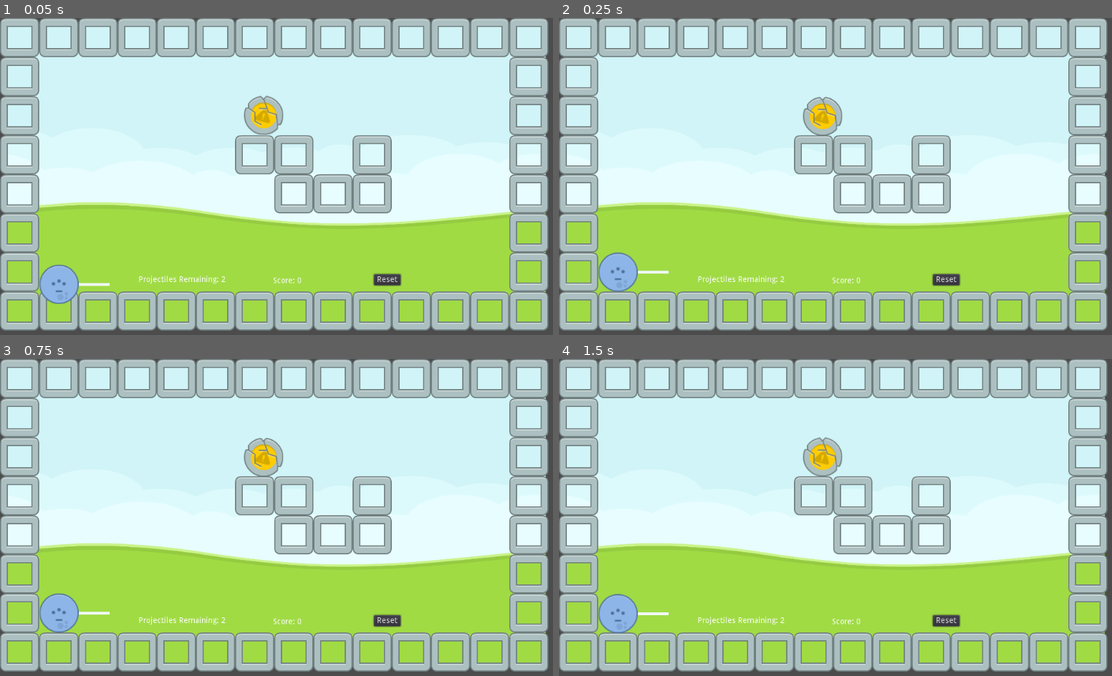
Above: before the commit, frames 1-4 (two rows, left to right).
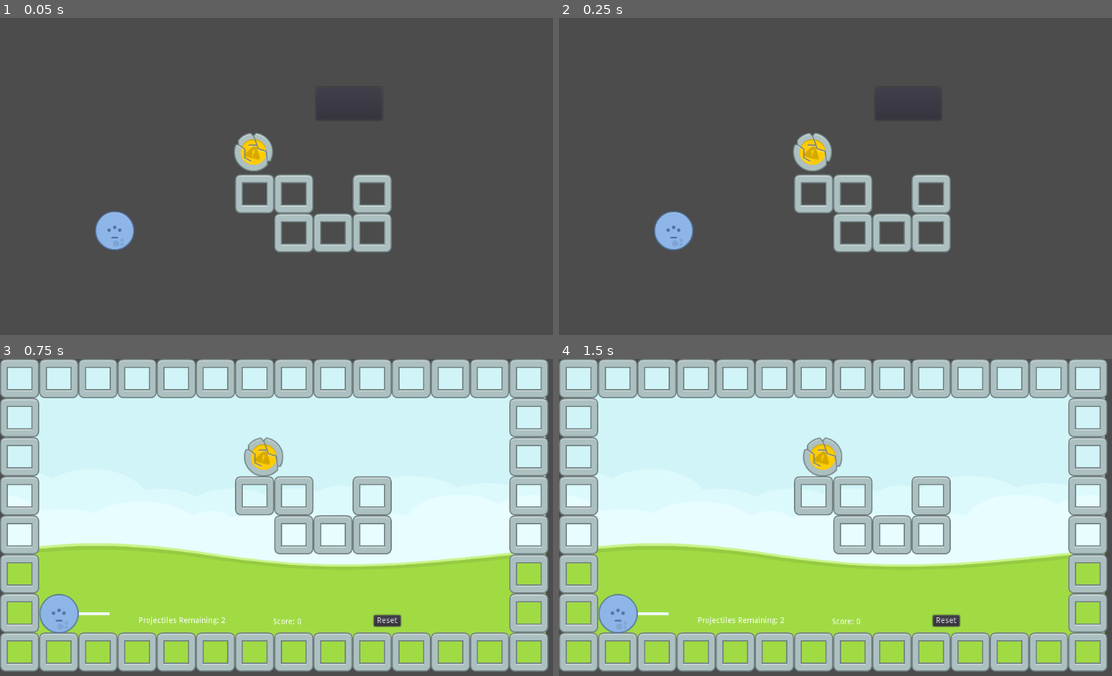
Above: after the commit, the same moments.

Repository: bsu-cs315/P1-Projectile-Launch
Game: Godot game, scene res://project/src/TitleScreen.tscn
Two runs of this game, one before a commit and one after it. Both use one fixed random seed, a clock stepped at 60 frames per second and the inputs below. Before the commit the project starts from res://project/src/Level.tscn.
Inputs (mouse positions are in pixels of both pictures, inside the frame that each line leads up to):
- Up to frame 1 (0.05 s): no input
- Up to frame 2 (0.25 s): no input
- Up to frame 3 (0.75 s): click (348, 444) at 0.5 s, where only the run after the commit has a clickable "Play"
- Up to frame 4 (1.5 s): click "Reset" at 1.25 s

The runs differ from the first frame. In frame 1, 96% of the frame differs, in the area x 0-100%, y 0-99%; in frame 2, 96%; in frame 3, 0.2%; in frame 4, nothing differs.

Commit message:
Add working title screen

Diff:
--- a/project.godot
+++ b/project.godot
@@ -16,7 +16,7 @@
 [application]
 
 config/name="ProjectileLaunch"
-run/main_scene="res://project/src/Level.tscn"
+run/main_scene="res://project/src/TitleScreen.tscn"
 config/icon="res://icon.png"
 
 [display]
--- a/project/src/HUD.gd
+++ b/project/src/HUD.gd
@@ -1,9 +1,4 @@
 extends CanvasLayer
-
-
-# Called when the node enters the scene tree for the first time.
-func _ready():
-	pass # Replace with function body.
 
 func set_projectiles_remaining(projectiles_left):
 	$ProjectilesLeft.text = "Projectiles Remaining: " + str(projectiles_left)
--- a/project/src/Level.gd
+++ b/project/src/Level.gd
@@ -18,6 +18,7 @@
 		projectiles_remaining -= 1
 		$HUD.set_projectiles_remaining(projectiles_remaining)
 
+
 func _on_Area2D_body_entered(body):
 	if "Target" in body.name:
 		$HUD.update_score()
--- a/project/src/Projectile.gd
+++ b/project/src/Projectile.gd
@@ -5,7 +5,7 @@
 export var rotation_speed := 1.0
 export var strength_change_rate := 25.0
 
-var _launched := false
+var _in_the_air := false
 var _angle := 0.0
 
 const MIN_STRENGTH := 300.0
@@ -14,7 +14,7 @@
 const MAX_ARROW_LENGTH := 150.0
 
 func _process(delta):
-	if _launched:
+	if _in_the_air:
 		return
 	if Input.is_action_pressed("rotate_angle_left"):
 		_angle -= rotation_speed * delta
@@ -47,10 +47,10 @@
 		apply_impulse(Vector2.ZERO, velocity)
 		player.play()
 		emit_signal("projectile_launched")
-		_launched = true
+		_in_the_air = true
 
 
 func _draw():
-	if not _launched:
+	if not _in_the_air:
 		var arrow_length = range_lerp(strength, MIN_STRENGTH, MAX_STRENGTH, MIN_ARROW_LENGTH, MAX_ARROW_LENGTH)
 		draw_line(Vector2.ZERO, Vector2(arrow_length, 0).rotated(_angle), Color.aliceblue, 5)
--- a/project/src/Projectile.tscn
+++ b/project/src/Projectile.tscn
@@ -2,6 +2,8 @@
 
 [ext_resource path="res://project/assets/alienBlue_round.png" type="Texture" id=1]
 [ext_resource path="res://project/src/Projectile.gd" type="Script" id=2]
+
+
 
 [sub_resource type="CircleShape2D" id=1]
 radius = 35.2245
--- a/project/src/Target.tscn
+++ b/project/src/Target.tscn
@@ -1,6 +1,8 @@
 [gd_scene load_steps=3 format=2]
 
 [ext_resource path="res://project/assets/elementExplosive045.png" type="Texture" id=1]
+
+
 
 [sub_resource type="CircleShape2D" id=1]
 radius = 34.0809
--- /dev/null
+++ b/project/src/TitleScreen.gd
@@ -0,0 +1,10 @@
+extends CanvasLayer
+
+var simultameous_scene = preload("res://project/src/Level.tscn").instance()
+
+
+func _add_a_scene_manually():
+	get_tree().get_root().add_child(simultameous_scene)
+
+func _on_PlayButton_pressed():
+	get_tree().change_scene("res://project/src/Level.tscn")
--- a/project/src/TitleScreen.tscn
+++ b/project/src/TitleScreen.tscn
@@ -1,112 +1,118 @@
-[gd_scene load_steps=4 format=2]
+[gd_scene load_steps=9 format=2]
 
 [ext_resource path="res://project/assets/elementStone027.png" type="Texture" id=1]
 [ext_resource path="res://project/assets/elementExplosive045.png" type="Texture" id=2]
 [ext_resource path="res://project/assets/alienBlue_round.png" type="Texture" id=3]
+[ext_resource path="res://project/src/TitleScreen.gd" type="Script" id=4]
+[ext_resource path="res://project/assets/fonts/SpaceGrotesk-Regular.ttf" type="DynamicFontData" id=5]
+
+[sub_resource type="DynamicFont" id=1]
+size = 48
+font_data = ExtResource( 5 )
+
+[sub_resource type="TileSet" id=2]
+0/name = "elementStone027.png 0"
+0/texture = ExtResource( 1 )
+0/tex_offset = Vector2( 0, 0 )
+0/modulate = Color( 1, 1, 1, 1 )
+0/region = Rect2( 0, 0, 70, 70 )
+0/tile_mode = 0
+0/occluder_offset = Vector2( 0, 0 )
+0/navigation_offset = Vector2( 0, 0 )
+0/shape_offset = Vector2( 0, 0 )
+0/shape_transform = Transform2D( 1, 0, 0, 1, 0, 0 )
+0/shape_one_way = false
+0/shape_one_way_margin = 0.0
+0/shapes = [  ]
+0/z_index = 0
+
+[sub_resource type="Animation" id=3]
+length = 0.5
+tracks/0/type = "value"
+tracks/0/path = NodePath(".:color")
+tracks/0/interp = 1
+tracks/0/loop_wrap = true
+tracks/0/imported = false
+tracks/0/enabled = true
+tracks/0/keys = {
+"times": PoolRealArray( 0, 0.5 ),
+"transitions": PoolRealArray( 1, 1 ),
+"update": 0,
+"values": [ Color( 0, 0, 0, 0 ), Color( 0, 0, 0, 1 ) ]
+}
 
 [node name="TitleScreen" type="CanvasLayer"]
+script = ExtResource( 4 )
 
 [node name="PlayButton" type="Button" parent="."]
 anchor_left = 0.784
 anchor_top = 0.085
 anchor_right = 0.784
 anchor_bottom = 0.085
-margin_left = -196.816
-margin_top = 380.0
-margin_right = -78.816
-margin_bottom = 439.0
-text = "PLAY"
+margin_left = -237.518
+margin_top = 72.8414
+margin_right = -119.518
+margin_bottom = 131.841
 __meta__ = {
 "_edit_use_anchors_": false
 }
 
-[node name="TextEdit" type="Label" parent="."]
+[node name="Label" type="Label" parent="PlayButton"]
+anchor_left = 0.5
+anchor_top = 0.5
+anchor_right = 0.5
+anchor_bottom = 0.5
+margin_left = -45.5
+margin_top = -22.5
+margin_right = 45.5
+margin_bottom = 22.5
+custom_fonts/font = SubResource( 1 )
+text = "Play"
+__meta__ = {
+"_edit_use_anchors_": false
+}
+
+[node name="Projectile" type="TextureRect" parent="."]
 anchor_left = 0.5
 anchor_right = 0.5
-margin_left = -161.245
-margin_top = 138.475
-margin_right = 20.7552
-margin_bottom = 211.475
-text = "Projectile Launch"
-
-[node name="TextureRect" type="TextureRect" parent="."]
-anchor_left = 0.5
-anchor_right = 0.5
-margin_left = -275.947
-margin_top = 312.954
-margin_right = -205.947
-margin_bottom = 382.954
+margin_left = -342.268
+margin_top = 346.115
+margin_right = -272.268
+margin_bottom = 416.115
 texture = ExtResource( 3 )
 __meta__ = {
 "_edit_use_anchors_": false
 }
 
-[node name="TextureRect2" type="TextureRect" parent="."]
-margin_left = 448.66
-margin_top = 188.326
-margin_right = 518.66
-margin_bottom = 258.326
+[node name="Target" type="TextureRect" parent="."]
+margin_left = 418.262
+margin_top = 204.907
+margin_right = 488.262
+margin_bottom = 274.907
 texture = ExtResource( 2 )
 __meta__ = {
 "_edit_use_anchors_": false
 }
 
-[node name="TextureRect3" type="TextureRect" parent="."]
-margin_left = 443.121
-margin_top = 260.333
-margin_right = 513.121
-margin_bottom = 330.333
-texture = ExtResource( 1 )
+[node name="TileMap" type="TileMap" parent="."]
+tile_set = SubResource( 2 )
+cell_size = Vector2( 70, 70 )
+format = 1
+tile_data = PoolIntArray( 262150, 0, 0, 262151, 0, 0, 262153, 0, 0, 327687, 0, 0, 327688, 0, 0, 327689, 0, 0 )
+
+[node name="FadeIn" type="ColorRect" parent="."]
+visible = false
+anchor_right = 1.0
+anchor_bottom = 1.0
+margin_left = 8.2652
+margin_top = -3.29297
+margin_right = 8.26514
+margin_bottom = -3.29297
+color = Color( 0, 0, 0, 0 )
 __meta__ = {
 "_edit_use_anchors_": false
 }
 
-[node name="TextureRect4" type="TextureRect" parent="."]
-margin_left = 589.904
-margin_top = 337.879
-margin_right = 659.904
-margin_bottom = 407.879
-texture = ExtResource( 1 )
-__meta__ = {
-"_edit_use_anchors_": false
-}
-
-[node name="TextureRect5" type="TextureRect" parent="."]
-margin_left = 515.128
-margin_top = 337.879
-margin_right = 585.128
-margin_bottom = 407.879
-texture = ExtResource( 1 )
-__meta__ = {
-"_edit_use_anchors_": false
-}
-
-[node name="TextureRect6" type="TextureRect" parent="."]
-margin_left = 515.128
-margin_top = 263.103
-margin_right = 585.128
-margin_bottom = 333.103
-texture = ExtResource( 1 )
-__meta__ = {
-"_edit_use_anchors_": false
-}
-
-[node name="TextureRect7" type="TextureRect" parent="."]
-margin_left = 670.22
-margin_top = 337.88
-margin_right = 740.22
-margin_bottom = 407.88
-texture = ExtResource( 1 )
-__meta__ = {
-"_edit_use_anchors_": false
-}
-
-[node name="TextureRect8" type="TextureRect" parent="."]
-margin_left = 670.0
-margin_top = 260.454
-margin_right = 740.0
-margin_bottom = 330.454
-texture = ExtResource( 1 )
-__meta__ = {
-"_edit_use_anchors_": false
-}
+[node name="AnimationPlayer" type="AnimationPlayer" parent="FadeIn"]
+anims/fade_in = SubResource( 3 )
+[connection signal="pressed" from="PlayButton" to="." method="_on_PlayButton_pressed"]
